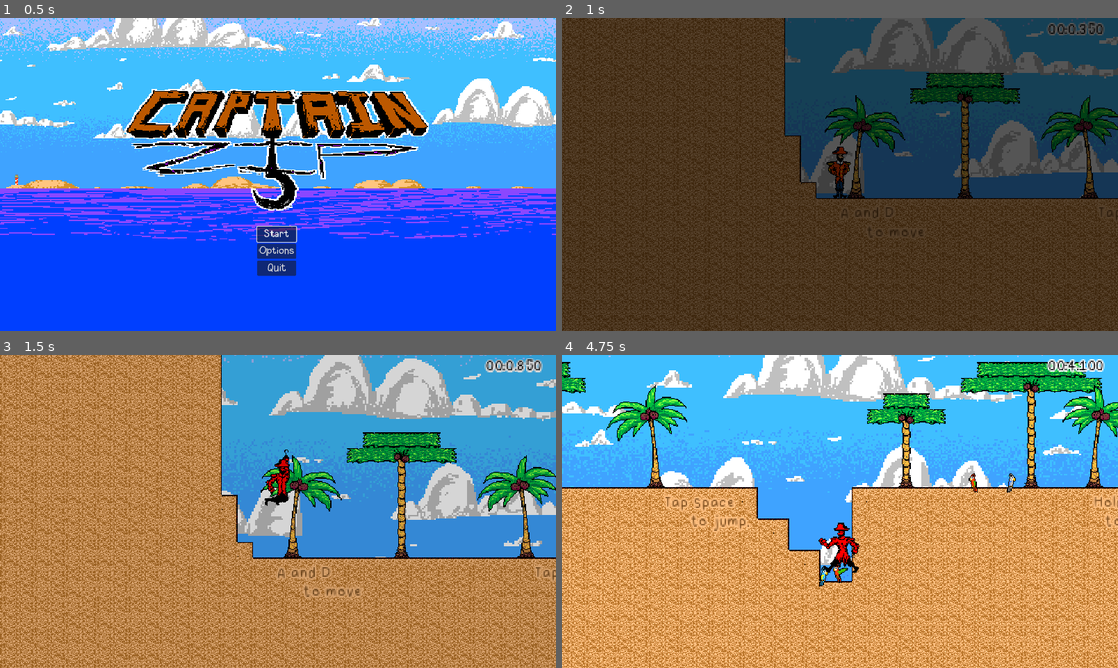
Above: before the commit, frames 1-4 (two rows, left to right).
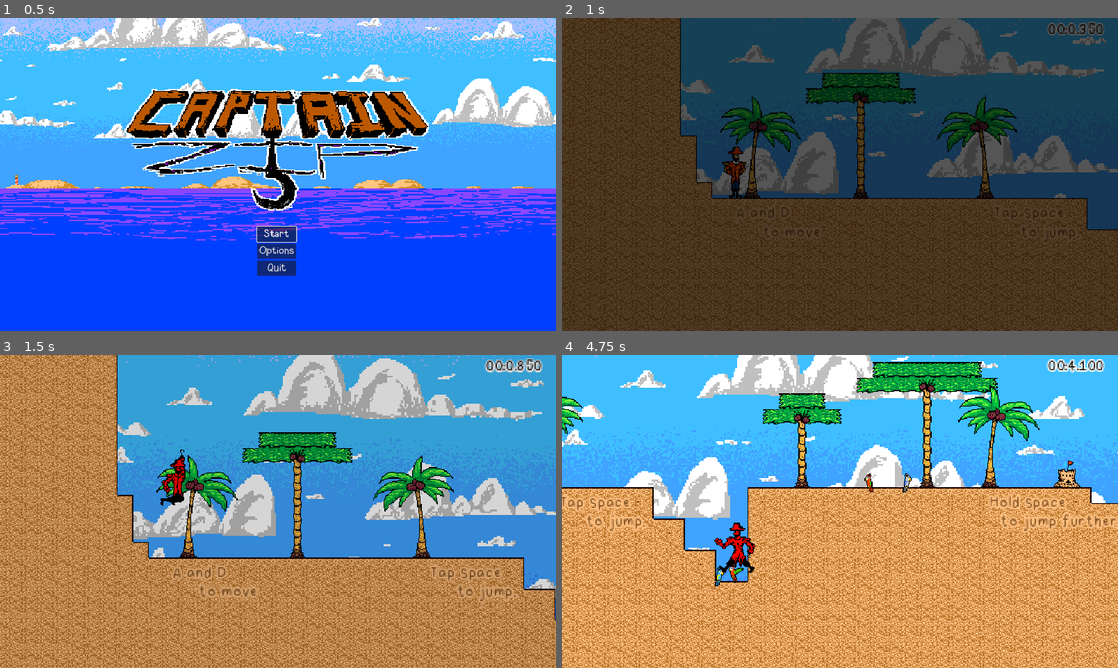
Above: after the commit, the same moments.

Repository: The-Randalorian/CaptainZip
Game: Godot game, scene res://Levels/main menu.tscn
The game is run twice, just before and just after one commit, with the same random seed, the same clock (stepped at 60 frames per second) and the same inputs. Video files are missing from this copy of the repository; at most half a second of black plays in their place.
Inputs:
- Up to frame 1 (0.5 s): no input
- Up to frame 2 (1 s): click "Start" at 0.5 s
- Up to frame 3 (1.5 s): tap Space (move_jump) at 1.25 s; hold D (move_right) from 1.28 s (still down); tap S (move_detach) at 1.35 s
- Up to frame 4 (4.75 s): tap Space (move_jump) at 1.52, 2, 2.27, 2.75, 3.5, 3.77, 4.25, 4.52 s; release D (move_right) at 2.03 s; hold A (move_left) 2.03-2.78 s; tap S (move_detach) every 0.75 s from 2.1 to 4.35 s; hold D (move_right) 2.78-4.28 s; hold A (move_left) from 4.28 s (still down)

Frame 1 is identical in both runs. In frame 2, 49% of the frame differs, in the area x 0-100%, y 0-100%; in frame 3, 52%; in frame 4, 54%.

Commit message:
Modified camera and slightlyt modified level 3

Diff:
--- a/follow_camera.gd
+++ b/follow_camera.gd
@@ -12,7 +12,7 @@
 
 const CAMERA_ACCELERATION = 1.80
 const CAMERA_DAMPING = 0.80
-var camera_offset = Vector2(0, -27)
+var camera_offset = Vector2(120, -27)
 
 @export var s_rank = 30.0
 @export var a_rank = 60.0
Not shown, changed: Levels/level 2.tscn
